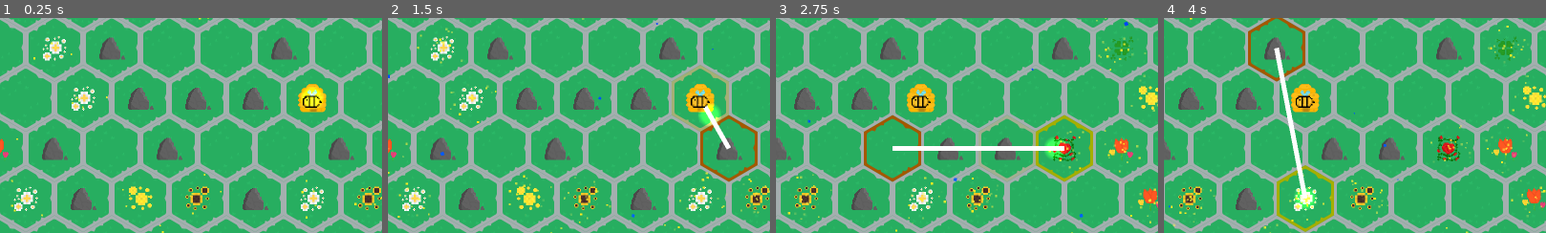
Above: before the commit, frames 1-4 (left to right).
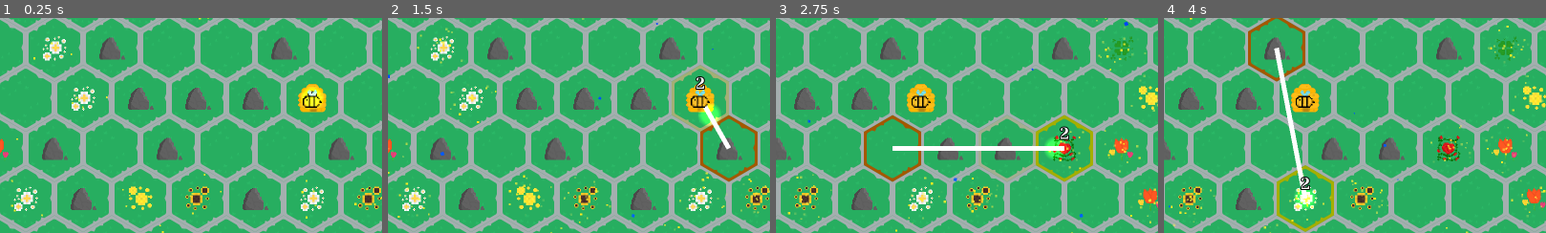
Above: after the commit, the same moments.

Repository: SpeedfireV/slavic-game-jam
Game: Godot game, scene res://game.tscn
Same seed, same stepped clock (60 frames per second), same inputs: the game is played once before the commit and once after it.
Inputs (mouse positions are % of the whole screen's width and height, from its top left):
- Up to frame 1 (0.25 s): no input
- Up to frame 2 (1.5 s): drag from (50, 50) to (57, 73) at 0.52 s; drag from (54, 62) to (46, 38) at 1.27 s
- Up to frame 3 (2.75 s): move the mouse to (46, 62) at 2.02 s; hold D (move_right) from 2.03 s (still down); click (46, 62) at 2.1 s
- Up to frame 4 (4 s): release D (move_right) at 2.75 s; drag from (21, 50) to (28, 73) at 2.77 s; drag from (24, 38) to (28, 73) at 3.52 s
The pictures show only the part of the screen within x 9-59%, y 31-81%; the shares and areas given below are measured in that part.

The runs differ from the first frame. In frame 1, less than 0.1% of the frame differs, in the area x 80-83%, y 33-37%; in frame 2, 0.1%; in frame 3, 0.1%, in the area x 74-77%, y 50-57%; in frame 4, 0.1%.

Commit message:
navigator cost label

Diff:
--- a/navigator.gd
+++ b/navigator.gd
@@ -1,11 +1,15 @@
 class_name Navigator extends Node2D
 
 @onready var navigation_line: Line2D = %NavigationLine
-
+@onready var navigation_cost_label: Label = %NavigationCost
 func _ready():
 	GameManager.navigator = self
 
 func show_navigation():
 	navigation_line.points.clear()
 	if GameManager.mouse_on_hex and GameManager.selected_hexagon:
-		navigation_line.points = [GameManager.mouse_on_hex.global_position, GameManager.selected_hexagon.global_position]
+		GameManager.mouse_on_hex.coords
+		GameManager.selected_hexagon.coords
+
+		navigation_line.points = [GameManager.selected_hexagon.global_position, GameManager.mouse_on_hex.global_position]
+		navigation_cost_label.global_position = GameManager.mouse_on_hex.global_position + Vector2(-navigation_cost_label.size.x / 2, -50)
--- a/navigator.tscn
+++ b/navigator.tscn
@@ -9,5 +9,18 @@
 unique_name_in_owner = true
 
 [node name="NavigationCost" type="Label" parent="."]
-offset_right = 40.0
-offset_bottom = 38.0
+unique_name_in_owner = true
+anchors_preset = 8
+anchor_left = 0.5
+anchor_top = 0.5
+anchor_right = 0.5
+anchor_bottom = 0.5
+offset_left = -20.0
+offset_top = -19.0
+offset_right = 20.0
+offset_bottom = 19.0
+grow_horizontal = 2
+grow_vertical = 2
+text = "2"
+horizontal_alignment = 1
+vertical_alignment = 1
